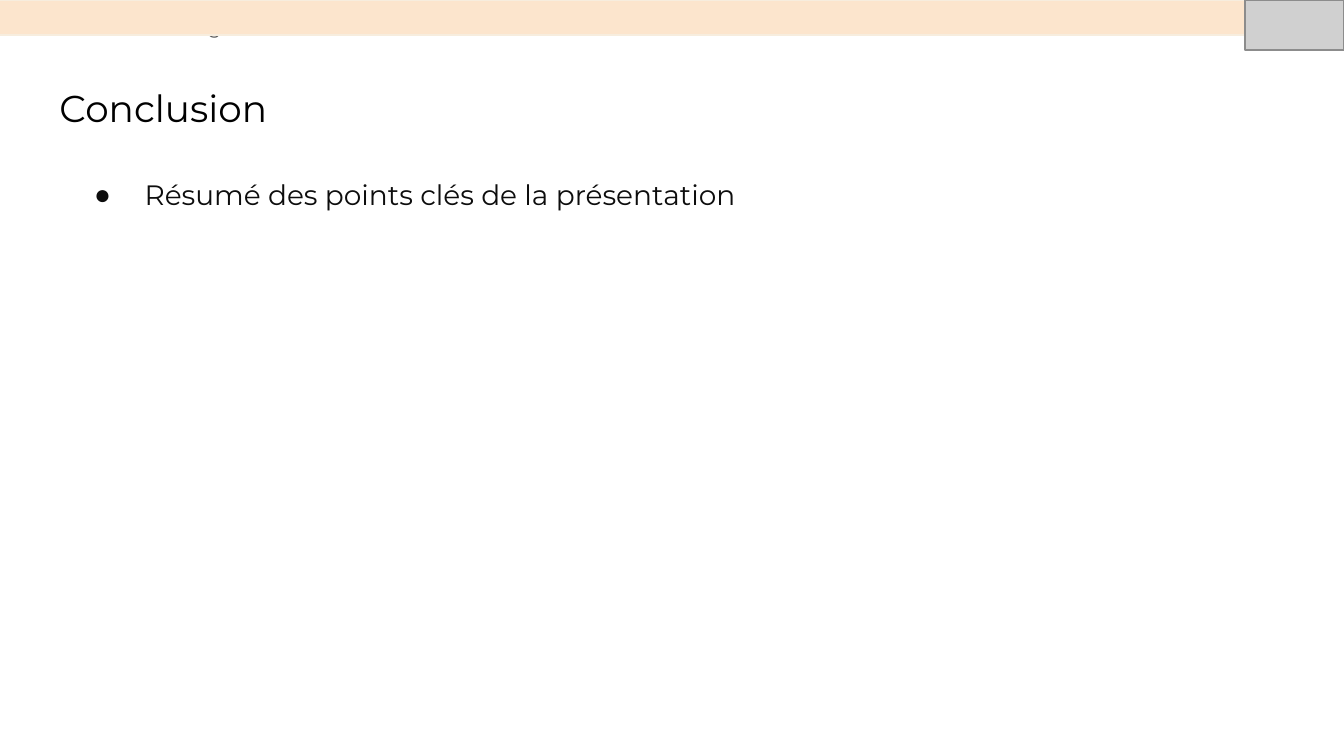
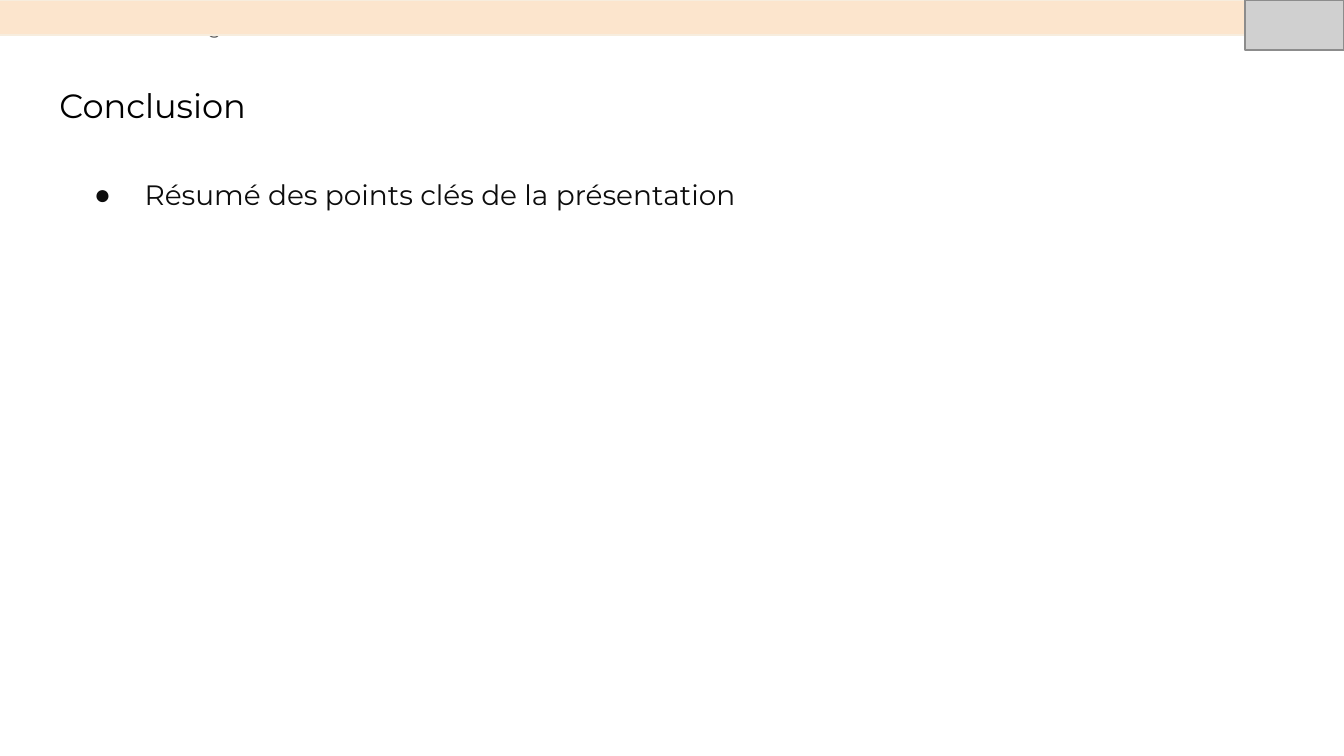
Before and after one commit to sunny-biard/MenuMaker, a slide deck: slide 16 of BIARD_Sunny_4_presentation_052024.pptx (slide 9 before the commit). Drawn at 1344x756 pixels with LibreOffice and Linux fonts; fonts in the diff are those of the drawing; grey boxes stand for pictures. Boxes give left, top, right and bottom in pixels: in the first picture for what was removed or moved away, otherwise in the second. Text is boxed around its words. In the diff, an @@ line names an element or a change of style, - is before the commit and + after.

```diff
--- a/BIARD_Sunny_4_presentation_052024.pptx
+++ b/BIARD_Sunny_4_presentation_052024.pptx
@@ title "Conclusion" at box(59, 93, 246, 119): size 20 to 18 pt @@
```
Also in this commit, not shown: 6 other slides changed, 7 slides added, 10 other files.
